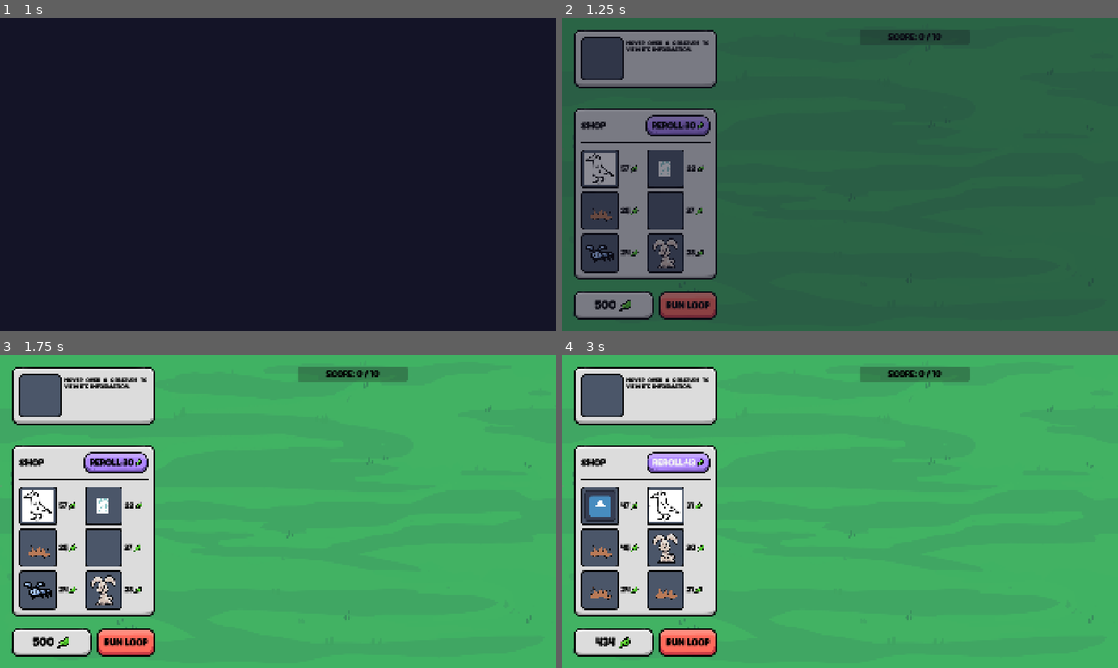
Above: before the commit, frames 1-4 (two rows, left to right).
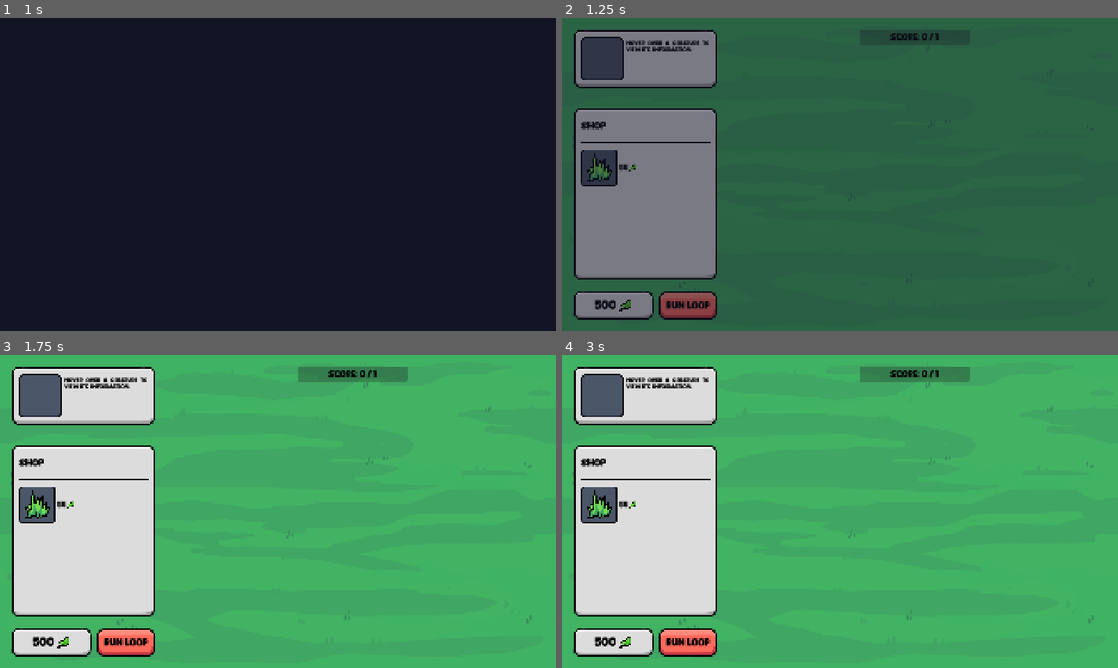
Above: after the commit, the same moments.

Repository: elliotfontaine/gmtk-2025-submission
Game: Godot game, scene res://scenes/main_menu.tscn
The game is run twice, just before and just after one commit, with the same random seed, the same clock (stepped at 60 frames per second) and the same inputs. The engine's default icon, where the game draws it, is replaced by a stand-in: a white triangle on a blue panel in a dark square.
Inputs (mouse positions are in pixels of both pictures, inside the frame that each line leads up to):
- Up to frame 1 (1 s): click "play." at 0.5 s
- Up to frame 2 (1.25 s): no input
- Up to frame 3 (1.75 s): click "Run Loop" at 1.25 s
- Up to frame 4 (3 s): click (678, 461) at 2 s, where only the run before the commit has a clickable "REROLL:30"; click (678, 461) at 2.75 s, where only the run before the commit has a clickable "REROLL:36"

Frame 1 is identical in both runs. In frame 2, 5.8% of the frame differs, in the area x 2-69%, y 4-82%; in frame 3, 6.1%; in frame 4, 6.1%.

Commit message:
shop rarities and tutorialization!!

Diff:
--- a/scenes/ui/shop_item.tscn
+++ b/scenes/ui/shop_item.tscn
@@ -10,8 +10,6 @@
 custom_minimum_size = Vector2(0, 128)
 offset_right = 168.0
 offset_bottom = 128.0
-size_flags_horizontal = 3
-size_flags_vertical = 3
 theme_override_styles/panel = SubResource("StyleBoxEmpty_124sy")
 script = ExtResource("1_124sy")
 
--- a/scenes/ui/shop_panel.gd
+++ b/scenes/ui/shop_panel.gd
@@ -17,13 +17,15 @@
 
 const ITEM_SCENE := preload("res://scenes/ui/shop_item.tscn")
 
+var level :int
+
 func _ready() -> void:
 	if creative:
 		clear_items()
 		populate_creative_shop()
 	else:
-		clear_items()
-		populate_shop()
+		pass #World will trigger shop populating
+		#populate_shop()
 		# TODO: iDK, I guess maybe it should me managed by the World Scene, since
 		# it's gonna fill it mutiple times.
 
@@ -44,7 +46,6 @@
 
 ##called by world
 func do_reroll() -> void:
-	clear_items()
 	populate_shop()
 
 func add_shop_item(shop_item: Control) -> void:
@@ -76,7 +77,7 @@
 			break
 		create_new_shop_item(id)
 
-func populate_shop() -> void:
+func populate_shoazp() -> void:
 	var new_items :Array[Constants.SPECIES]
 	for i in 6:
 		var randnb :int = randi() % Constants.SPECIES.size()
@@ -86,3 +87,49 @@
 		new_items.append(randnb)
 	for id in new_items:
 		create_new_shop_item(id)
+
+
+func populate_shop() -> void:
+	clear_items()
+	var shop_items :Array[Constants.SPECIES]
+
+	if level == 1:
+		re_roll.hide()
+		shop_items = [Constants.SPECIES.GRASS]
+	elif level == 2:
+		shop_items = [Constants.SPECIES.BUNNY]
+	elif level <= 4:
+		re_roll.show()
+		shop_items = get_species_by_rarity([Constants.RARITIES.COMMON],6)
+	elif level <= 6:
+		shop_items = get_species_by_rarity([Constants.RARITIES.COMMON],5) + get_species_by_rarity([Constants.RARITIES.UNCOMMON],1)
+	elif level <= 8:
+		shop_items = get_species_by_rarity([Constants.RARITIES.COMMON],3) + get_species_by_rarity([Constants.RARITIES.UNCOMMON],3)
+	elif level <= 10:
+		shop_items = get_species_by_rarity([Constants.RARITIES.COMMON],3) + get_species_by_rarity([Constants.RARITIES.UNCOMMON],2) + get_species_by_rarity([Constants.RARITIES.RARE],1)
+	elif level <= 12:
+		shop_items = get_species_by_rarity([Constants.RARITIES.COMMON],2) + get_species_by_rarity([Constants.RARITIES.UNCOMMON],2) + get_species_by_rarity([Constants.RARITIES.RARE],2)
+	else:
+		shop_items = get_species_by_rarity([Constants.RARITIES.COMMON],2) + get_species_by_rarity([Constants.RARITIES.UNCOMMON],2) + get_species_by_rarity([Constants.RARITIES.RARE],2)
+
+	shop_items.shuffle()
+	for id in shop_items:
+		create_new_shop_item(id)
+
+
+func get_species_by_rarity(rarity:Array[Constants.RARITIES],amount:int=0) -> Array[Constants.SPECIES]:
+	var queried_species :Array[Constants.SPECIES]
+
+	for specie :Constants.SPECIES in Constants.SPECIES.size():
+		if Constants.get_species_by_id(specie).rarity in rarity:
+			queried_species.append(specie)
+
+	if not amount == 0:
+		var select_species :Array[Constants.SPECIES]
+		for i in amount:
+			if queried_species.size() > 0:
+				var rand_specie :Constants.SPECIES = queried_species.pick_random()
+				select_species.append(rand_specie)
+		return select_species
+	else:
+		return queried_species
--- a/scenes/ui/shop_panel.tscn
+++ b/scenes/ui/shop_panel.tscn
@@ -12,7 +12,7 @@
 [ext_resource type="Resource" uid="uid://biaj8l2hd8kum" path="res://resources/species/badger.tres" id="9_qjhny"]
 
 [node name="ShopPanel" type="PanelContainer"]
-custom_minimum_size = Vector2(480, 0)
+custom_minimum_size = Vector2(480, 591)
 script = ExtResource("1_sblsc")
 
 [node name="SFX_Click" type="AudioStreamPlayer" parent="."]
@@ -26,10 +26,13 @@
 
 [node name="Header" type="HBoxContainer" parent="VBoxContainer"]
 layout_mode = 2
+size_flags_vertical = 3
 
 [node name="Title" type="Label" parent="VBoxContainer/Header"]
 layout_mode = 2
+size_flags_vertical = 1
 text = "Shop"
+vertical_alignment = 1
 
 [node name="ReRoll" type="Button" parent="VBoxContainer/Header"]
 unique_name_in_owner = true
--- a/scenes/world.gd
+++ b/scenes/world.gd
@@ -23,7 +23,7 @@
 @onready var defeat_ui: ColorRect = %Defeat
 
 ##placeholder system: length of wait times
-var game_speed: float = 0.8
+var game_speed: float = 0.7
 
 var creatures: Array[Creature]
 
@@ -524,13 +524,14 @@
 func next_level():
 	level += 1
 	score_current = 0
-	score_target = level * 10 * maxi(level / 3, 1) + maxi(0, (level - 2) * 3)
+	score_target = level * 1 * maxi(level / 3, 1) + maxi(0, (level - 2) * 3)
 	progress_bar_score.max_value = score_target
 	update_score_display()
 
+	shop_panel.level = level
 	reroll_price = 30
 	shop_panel.re_roll.text = "REROLL:" + str(reroll_price)
-	shop_panel.do_reroll()
+	shop_panel.populate_shop()
 
 func update_score_display() -> void:
 	label_score.text = "SCORE: %s / %s" % [score_current, score_target]
